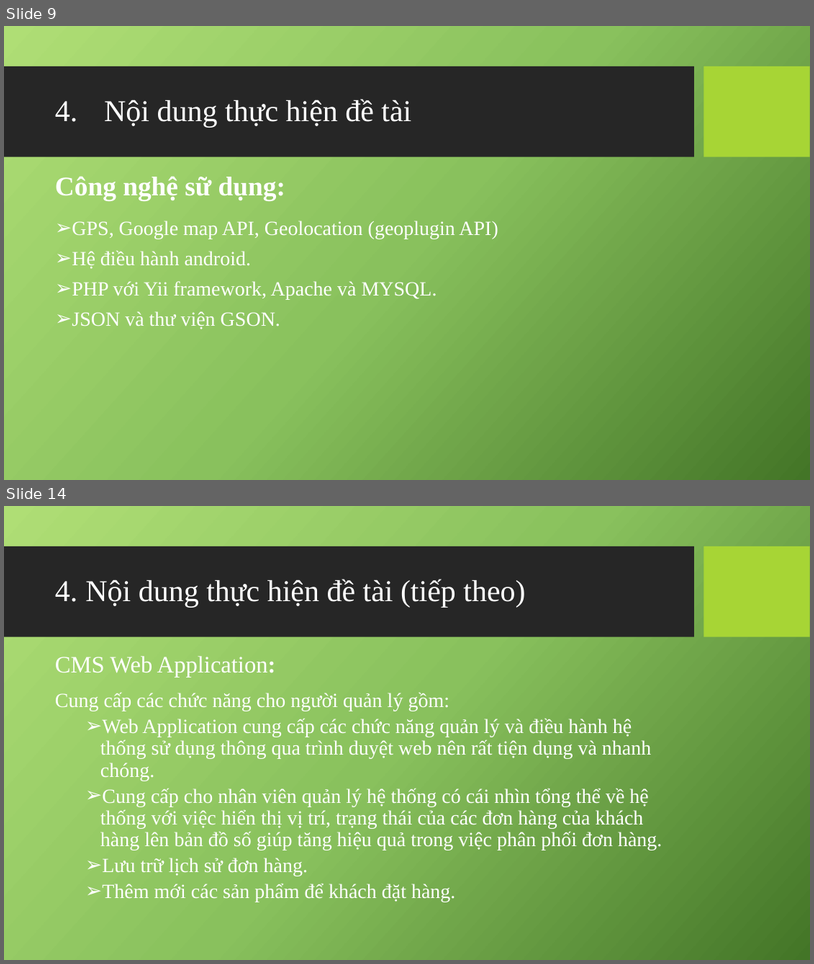
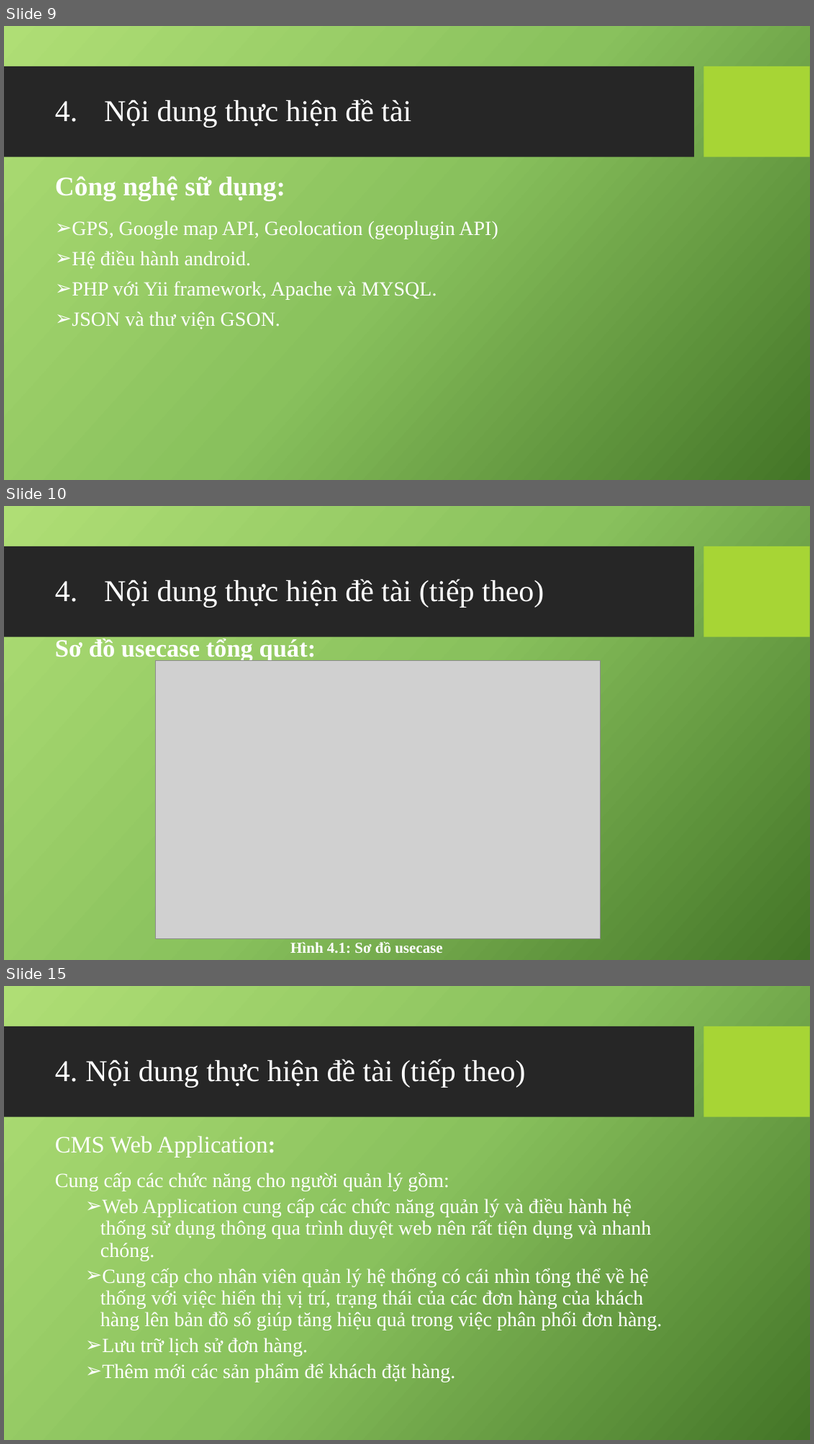
Before and after one commit to mrbadao/ordersys, a slide deck: 04_Documents/10520490_Khoa_Luan_Tot_Nghiep.pptx. Shown one above the other, each under a label of ours: slides 9 and 14 before the commit, slides 9, 10 and 15 after it; the slides between them are not shown. The pictures are 814x964 and 814x1444 pixels, drawn with LibreOffice and Linux fonts; fonts in the diff are those of the drawing; grey boxes stand for pictures; background and template pictures are left out. Boxes give left, top, right and bottom in pixels: in the first picture for what was removed or moved away, otherwise in the second. Text is boxed around its words. In the diff, an @@ line names an element or a change of style, - is before the commit and + after.

```diff
--- a/04_Documents/10520490_Khoa_Luan_Tot_Nghiep.pptx
+++ b/04_Documents/10520490_Khoa_Luan_Tot_Nghiep.pptx
@@ slide 10 added at box(4, 506, 810, 960), background picture (left out); not listed: 2 template elements that a slide beside it also shows @@
@@ title added at box(104, 579, 544, 607), 36 pt, text #FFFFFF @@
+4. Nội dung thực hiện đề tài (tiếp theo)
@@ text added at box(55, 638, 316, 662), 29.6 pt, text #FFFFFF, bold @@
+    Sơ đồ usecase tổng quát:
@@ picture added at box(156, 661, 600, 939) @@
@@ text added at box(291, 941, 442, 952), 18 pt, text #FFFFFF, bold @@
+Hình 4.1: Sơ đồ usecase
@@ what was slide 14 is now slide 15 @@
```
Also in this commit, not shown: 6 slides changed, 1 other file.
